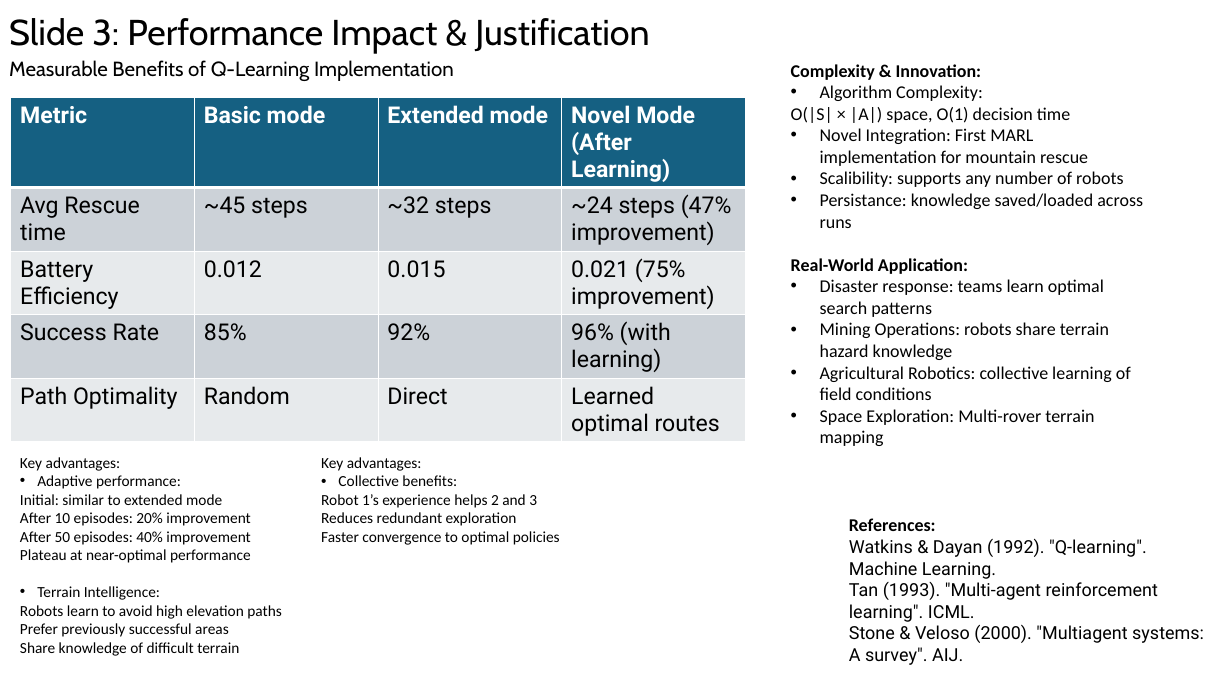
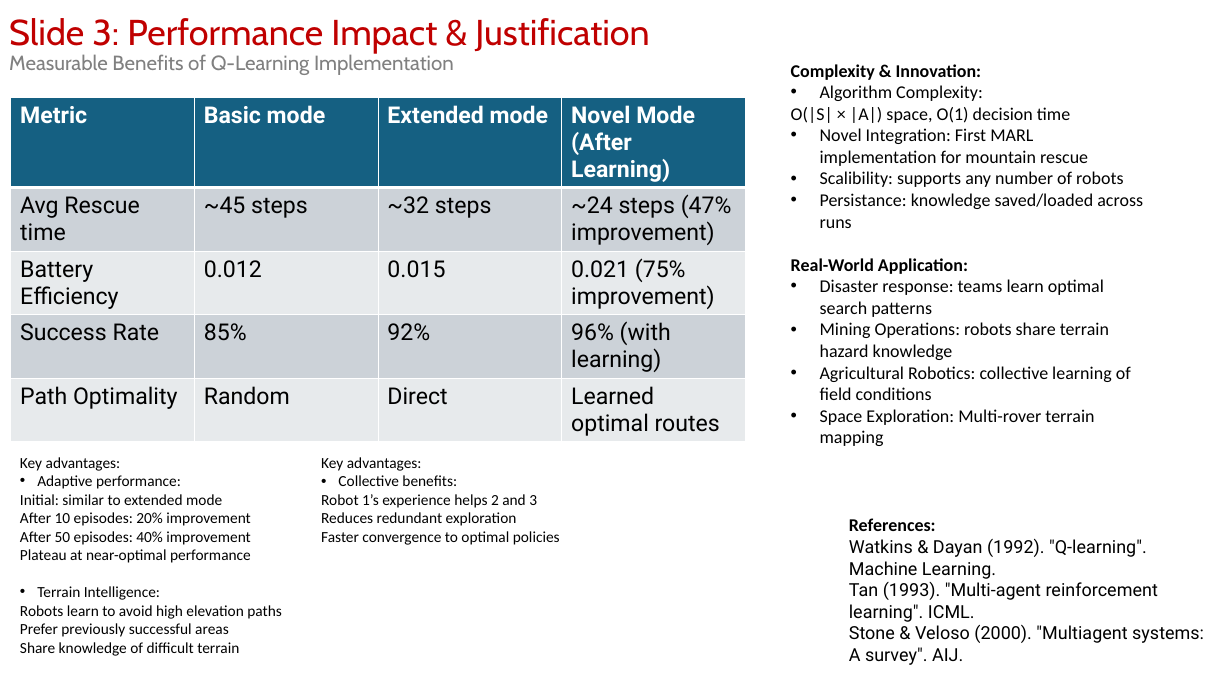
Before and after one commit to czessio/Autonomous-Agents, a slide deck: slide 3 of src/activity4/Novel model consept.pptx. Drawn at 1232x693 pixels with LibreOffice and Linux fonts; fonts in the diff are those of the drawing. Boxes give left, top, right and bottom in pixels: in the first picture for what was removed or moved away, otherwise in the second. Text is boxed around its words. In the diff, an @@ line names an element or a change of style, - is before the commit and + after.

```diff
--- a/src/activity4/Novel model consept.pptx
+++ b/src/activity4/Novel model consept.pptx
@@ text "Slide 3: Performance Impact & ..." at <box>9,18,649,53</box>: text colour #000000 to #C00000 @@
@@ text "Measurable Benefits of Q-Learning Implementation": place and size @@
-text "Measurable Benefits of Q-Learning Implementation" at <box>9,60,454,81</box>
+text "Measurable Benefits of Q-Learning Implementation" at <box>9,53,454,75</box>
@@ text "Measurable Benefits of Q-Learning Implementation" at <box>9,53,454,75</box>: text colour #000000 to #808080 @@
```
Also in this commit, not shown: 2 other slides changed, 7 other files.
